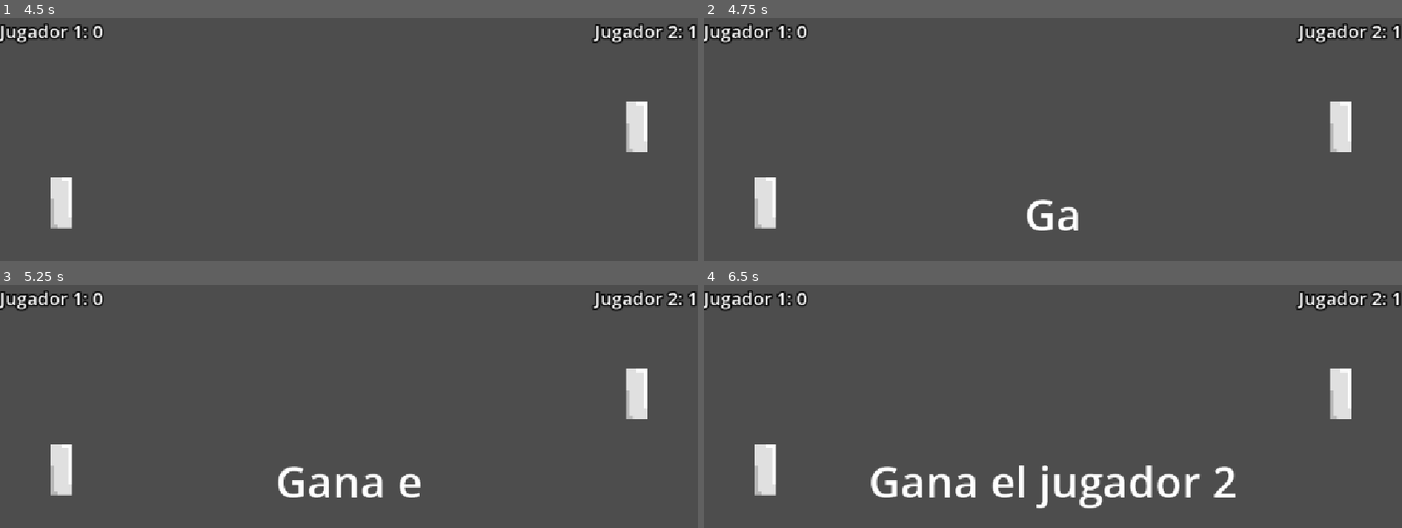
Above: before the commit, frames 1-4 (two rows, left to right).
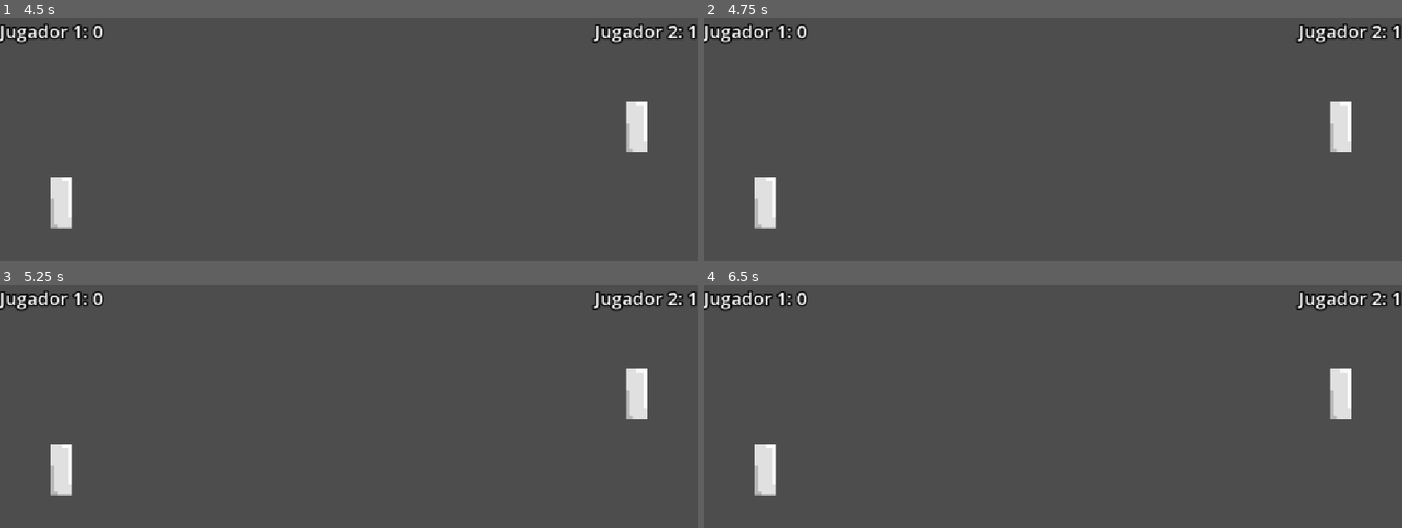
Above: after the commit, the same moments.

Repository: Owlreaper3327/pong
Game: Godot game, scene res://Escenas/Campo de juego.tscn
Two runs of this game, one before a commit and one after it. Both use one fixed random seed, a clock stepped at 60 frames per second and the inputs below. This scene is started directly instead of the project's main scene.
Inputs:
- Up to frame 1 (4.5 s): tap Enter (pausar) at 0.5, 4.15 s; tap Down (bajar) at 0.6, 1.55, 2.1, 3.05, 3.6 s; tap Up (subir) at 0.8, 1.35, 2.3, 2.85, 3.8, 4.35 s
- Up to frame 2 (4.75 s): tap Down (bajar) at 4.55 s
- Up to frame 3 (5.25 s): tap Escape (pausa, bound only after the commit) at 4.9 s; tap Down (bajar) at 5.1 s
- Up to frame 4 (6.5 s): tap Up (subir) at 5.3, 5.85 s; tap Down (bajar) at 6.05 s

Frame 1 is identical in both runs. In frame 2, 0.5% of the frame differs, in the area x 46-54%, y 74-88%; in frame 3, 1.0%; in frame 4, 2.7%, in the area x 23-77%, y 74-93%.

Commit message:
Ya el juego medio que pausa... Aún me falta trabajar en eso

Diff:
--- a/Recursos/Scripts/game_manager.gd
+++ b/Recursos/Scripts/game_manager.gd
@@ -4,13 +4,16 @@
 
 @onready var puntuacion_p1: int = 0;
 @onready var puntuacion_p2: int = 0;
-@onready var marcador: Notificador = $HUD/Notificador
-@onready var jugando = false
-@onready var victoria: int = 1
+@onready var marcador: Notificador = $HUD/Notificador;
+@onready var jugando = false;
+@onready var victoria: int = 1;
+@onready var pausado: bool = false;
+@onready var terminado = false;
 
 # Called when the node enters the scene tree for the first time.
 func _ready() -> void:
 	$HUD/instruccion.visible = true
+	set_physics_process(false);
 	#Aquí se cargarán los scripts para poner un jugador dos o la pc
 	pass # Replace with function body.
 
@@ -28,7 +31,8 @@
 
 	var texto_ganador: String = "Gana el jugador 1" if p1_ganador else "Gana el jugador 2";
 	$HUD/mensaje_ganador.text = texto_ganador;
-	$HUD/animador.play("mostrar_ganador")
+	$HUD/animador.play("mostrar_ganador");
+	terminado = true;
 	pausar();
 
 
@@ -66,17 +70,44 @@
 		$Pelota.lanzar()
 		jugando = false
 
+	if Input.is_action_just_pressed("pausa"):
+		pausar();
 	pass
+
+func _physics_process(delta: float) -> void:
+
+	if Input.is_action_just_pressed("pausa"):
+		reanudar();
 
 func pausar() -> void:
 
-	for i in self.get_children():
-		i.set_process(false);
-		i.set_physics_process(false);
+	if !pausado:
 
-	$HUD/instruccion.visible = false;
-	marcador.visible = false;
-	set_process(false);
+		get_tree().paused = true;
+
+		for i in self.get_children():
+			i.set_process(false);
+			i.set_physics_process(false);
+
+		$HUD/instruccion.visible = false;
+		marcador.visible = false;
+		pausado = true;
+		set_process(false);
+		set_physics_process(true);
+
+func reanudar() -> void:
+
+	if pausado and !terminado:
+
+		get_tree().paused = false;
+
+		for i in self.get_children():
+			i.set_process(true);
+			i.set_physics_process(true);
+
+		set_process(true)
+		set_physics_process(false)
+		pausado = false;
 
 func _on_area_puntuacion_body_shape_entered(body_rid: RID, body: Node2D, body_shape_index: int, local_shape_index: int) -> void:
 	score(false)
--- a/project.godot
+++ b/project.godot
@@ -27,25 +27,31 @@
 subir={
 "deadzone": 0.2,
 "events": [Object(InputEventKey,"resource_local_to_scene":false,"resource_name":"","device":-1,"window_id":0,"alt_press …(195 unchanged characters)…
-, Object(InputEventKey,"resource_local_to_scene":false,"resource_name":"","device":-1,"window_id":0,"alt_pressed":false,"shift_pressed":false,"ctrl_pressed":false,"meta_pressed":false,"pressed":false,"keycode":0,"physical_keycode":87,"key_label":0,"unicode":119,"location":0,"echo":false,"script":null)
-, Object(InputEventKey,"resource_local_to_scene":false,"resource_name":"","device":-1,"window_id":0,"alt_pressed":false,"shift_pressed":false,"ctrl_pressed":false,"meta_pressed":false,"pressed":false,"keycode":0,"physical_keycode":73,"key_label":0,"unicode":105,"location":0,"echo":false,"script":null)
-, Object(InputEventKey,"resource_local_to_scene":false,"resource_name":"","device":-1,"window_id":0,"alt_pressed":false,"shift_pressed":false,"ctrl_pressed":false,"meta_pressed":false,"pressed":false,"keycode":0,"physical_keycode":4194446,"key_label":0,"unicode":56,"location":0,"echo":false,"script":null)
 ]
 }
 bajar={
 "deadzone": 0.2,
 "events": [Object(InputEventKey,"resource_local_to_scene":false,"resource_name":"","device":-1,"window_id":0,"alt_press …(195 unchanged characters)…
-, Object(InputEventKey,"resource_local_to_scene":false,"resource_name":"","device":-1,"window_id":0,"alt_pressed":false,"shift_pressed":false,"ctrl_pressed":false,"meta_pressed":false,"pressed":false,"keycode":0,"physical_keycode":83,"key_label":0,"unicode":115,"location":0,"echo":false,"script":null)
-, Object(InputEventKey,"resource_local_to_scene":false,"resource_name":"","device":-1,"window_id":0,"alt_pressed":false,"shift_pressed":false,"ctrl_pressed":false,"meta_pressed":false,"pressed":false,"keycode":0,"physical_keycode":75,"key_label":0,"unicode":107,"location":0,"echo":false,"script":null)
-, Object(InputEventKey,"resource_local_to_scene":false,"resource_name":"","device":-1,"window_id":0,"alt_pressed":false,"shift_pressed":false,"ctrl_pressed":false,"meta_pressed":false,"pressed":false,"keycode":0,"physical_keycode":4194443,"key_label":0,"unicode":53,"location":0,"echo":false,"script":null)
-, Object(InputEventKey,"resource_local_to_scene":false,"resource_name":"","device":-1,"window_id":0,"alt_pressed":false,"shift_pressed":false,"ctrl_pressed":false,"meta_pressed":false,"pressed":false,"keycode":0,"physical_keycode":4194440,"key_label":0,"unicode":50,"location":0,"echo":false,"script":null)
 ]
 }
 pausar={
 "deadzone": 0.2,
-"events": [Object(InputEventKey,"resource_local_to_scene":fa …(140 unchanged characters)… d":false,"keycode":0,"physical_keycode":32,"key_label":0,"unicode":32,"location":0,"echo":false,"script":null)
-, Object(InputEventMouseButton,"resource_local_to_scene":false,"resource_name":"","device":-1,"window_id":0,"alt_pressed":false,"shift_pressed":false,"ctrl_pressed":false,"meta_pressed":false,"button_mask":0,"position":Vector2(0, 0),"global_position":Vector2(0, 0),"factor":1.0,"button_index":1,"canceled":false,"pressed":false,"double_click":false,"script":null)
-, Object(InputEventKey,"resource_local_to_scene":false,"resource_name":"","device":-1,"window_id":0,"alt_pressed":false,"shift_pressed":false,"ctrl_pressed":false,"meta_pressed":false,"pressed":false,"keycode":0,"physical_keycode":4194309,"key_label":0,"unicode":0,"location":0,"echo":false,"script":null)
+"events": [Object(InputEventKey,"resource_local_to_scene":fa …(140 unchanged characters)… d":false,"keycode":0,"physical_keycode":4194309,"key_label":0,"unicode":0,"location":0,"echo":false,"script":null)
+]
+}
+pausa={
+"deadzone": 0.2,
+"events": [Object(InputEventKey,"resource_local_to_scene":false,"resource_name":"","device":-1,"window_id":0,"alt_pressed":false,"shift_pressed":false,"ctrl_pressed":false,"meta_pressed":false,"pressed":false,"keycode":0,"physical_keycode":4194305,"key_label":0,"unicode":0,"location":0,"echo":false,"script":null)
+]
+}
+subir_p2={
+"deadzone": 0.2,
+"events": [null, Object(InputEventKey,"resource_local_to_scene":false,"resource_name":"","device":-1,"window_id":0,"alt_pressed":false,"shift_pressed":false,"ctrl_pressed":false,"meta_pressed":false,"pressed":false,"keycode":0,"physical_keycode":87,"key_label":0,"unicode":119,"location":0,"echo":false,"script":null)
+]
+}
+bajar_p2={
+"deadzone": 0.2,
+"events": [Object(InputEventKey,"resource_local_to_scene":false,"resource_name":"","device":-1,"window_id":0,"alt_pressed":false,"shift_pressed":false,"ctrl_pressed":false,"meta_pressed":false,"pressed":false,"keycode":0,"physical_keycode":83,"key_label":0,"unicode":115,"location":0,"echo":false,"script":null)
 ]
 }
 
